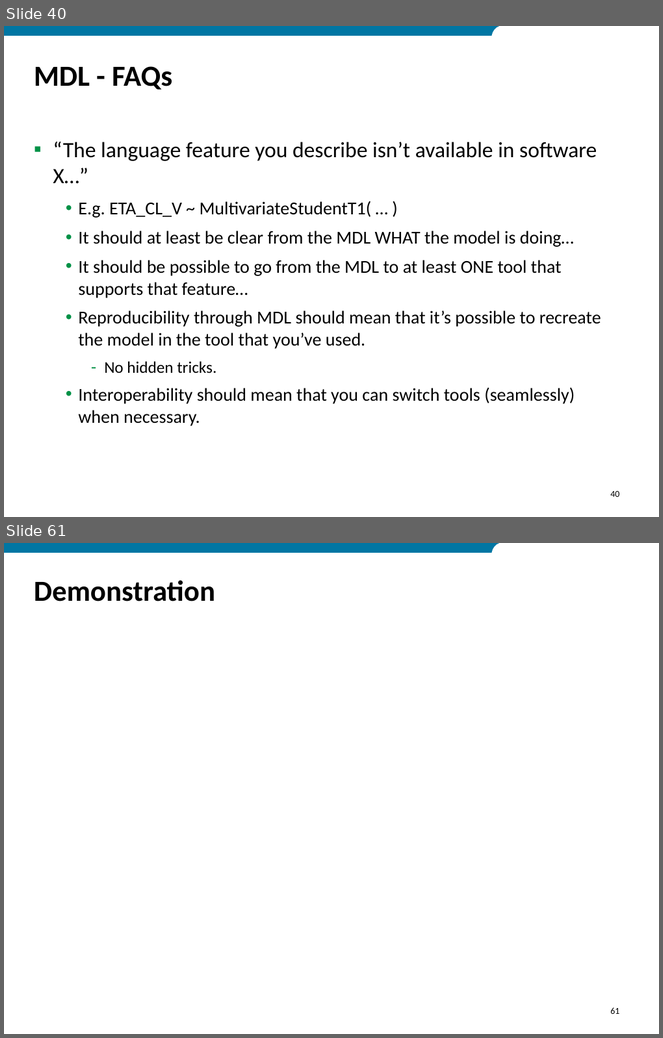
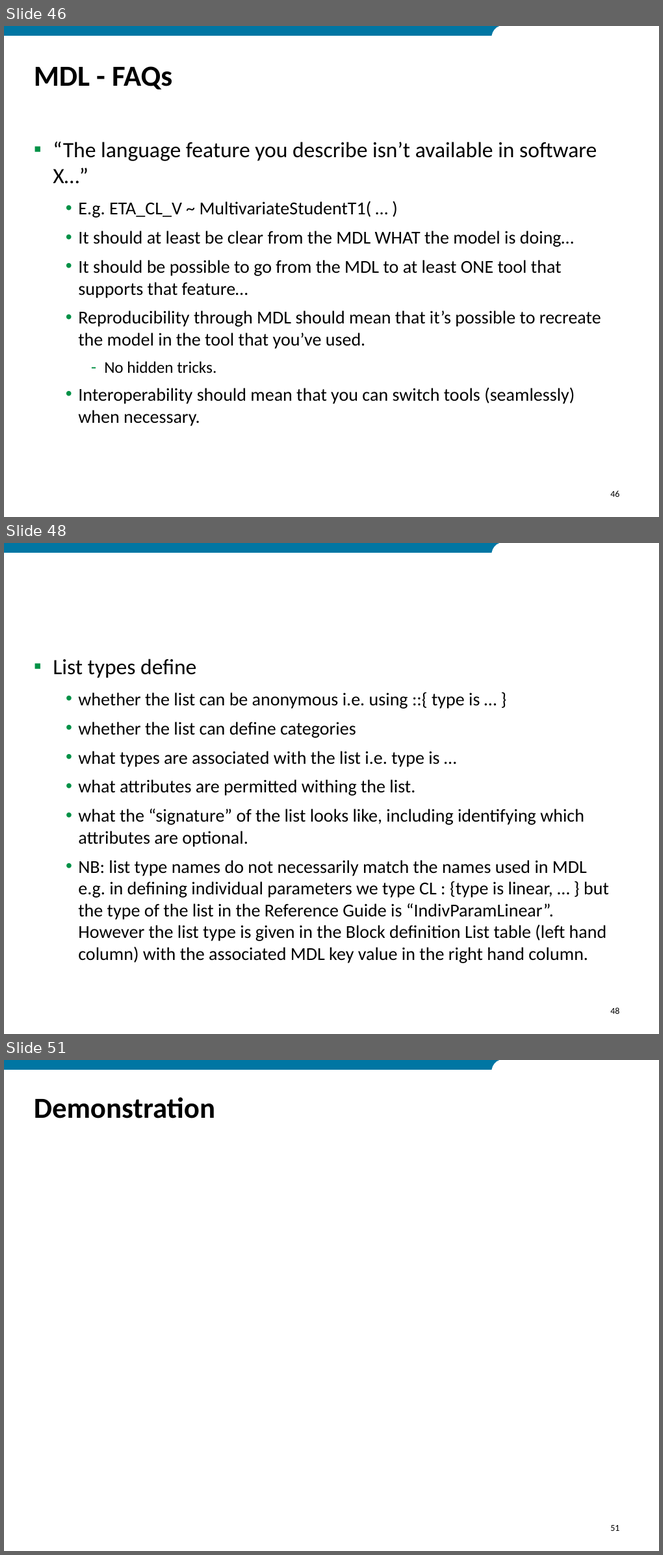
Before and after one commit to ModelDefinitionLanguage/MDLExamples, a slide deck: MDL_Tutorial_2018.pptx. Shown one above the other, each under a label of ours: slides 40 and 61 before the commit, slides 46, 48 and 51 after it; the slides between them are not shown. The pictures are 663x1038 and 663x1555 pixels, drawn with LibreOffice and Linux fonts; fonts in the diff are those of the drawing; background and template pictures are left out. Boxes give left, top, right and bottom in pixels: in the first picture for what was removed or moved away, otherwise in the second. Text is boxed around its words. In the diff, an @@ line names an element or a change of style, - is before the commit and + after.

```diff
--- a/MDL_Tutorial_2018.pptx
+++ b/MDL_Tutorial_2018.pptx
@@ slide 48 added at [4,543,659,1034], background #FFFFFF; not listed: 2 template elements that a slide beside it also shows @@
@@ text added at [53,659,609,964], 20 pt, text #000000 @@
+▪ List types define
+  • whether the list can be anonymous i.e. using ::{ type is … }
+  • whether the list can define categories
+  • what types are associated with the list i.e. type is …
+  • what attributes are permitted withing the list.
+  • what the “signature” of the list looks like, including identifying which attributes are optional.
+  • NB: list type names do not necessarily match the names used in MDL e.g. in defining individual parameters we type CL : {type is linear, … } but the type of the list in the Reference Guide is “IndivParamLinear”. However the list type is given in the Block definition List table (left hand column) with the associated MDL key value in the right hand column.
@@ page number added at [610,1008,620,1014], 10 pt, text #000000 @@
+48
@@ what was slide 40 is now slide 46 @@
@@ page number at [610,491,620,497]: text changed @@
-40
+46
@@ what was slide 61 is now slide 51 @@
@@ page number at [610,1525,620,1531]: text changed @@
-61
+51
```
Also in this commit, not shown: 7 slides changed, 10 other slides added, 21 slides removed, 21 other files.
